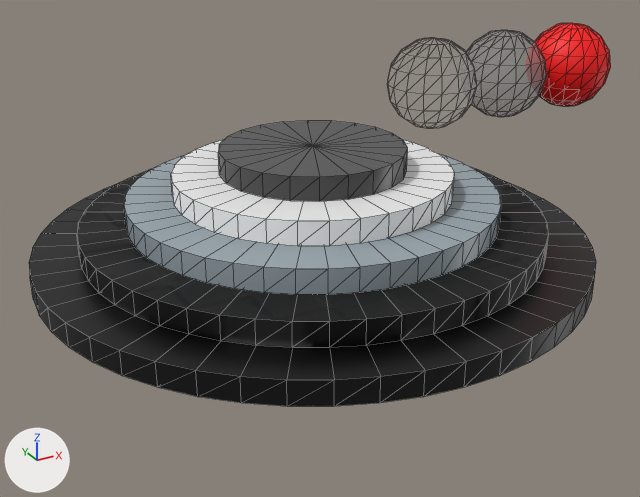
One commit to the glTF model BabylonTest/scenes/Objekte.glb: the scene before it, then after it.
Rendered twice from a camera (50 mm lens) standing at (352.0, -357.0, 282.0) and looking at (550.0, 4.0, 102.0). Arrows for +X, +Y and +Z are at lower left; the lights stay in place. Mesh edges are drawn as thin lines. Where no turn or scale is listed for an object, it has been applied to the vertices.

The older version as bpy lines, for what is in view:
```python
me_cylinder_2_chrom = bpy.data.meshes.new('Cylinder_2_Chrom')
me_cylinder_2_chrom.from_pydata(...)  # a 32-sided cylinder along z spanning x -67.4..67.4, y -67.4..67.4, z -5.6..5.6
me_cylinder_2_chrom.materials.append(mat_mat_chrom)  # white #fafafa
me_cylinder_3_lack = bpy.data.meshes.new('Cylinder_3_Lack')
me_cylinder_3_lack.from_pydata(...)  # a 44-sided cylinder along z spanning x -90.0..90.0, y -90.0..90.0, z -31.0..-20.0
me_cylinder_3_lack.materials.append(mat_mat_lack)  # grey #9aa8ae
me_sphere_2 = bpy.data.meshes.new('Sphere.2')
me_sphere_2.from_pydata(...)  # a UV sphere (16 segments, 8 rings, poles along z) spanning x -22.5..22.5, y -22.5..22.5, z -22.5..22.5
me_sphere_2.materials.append(mat_lampe_rot)  # red #ff0000
ob_cylinder_2_chrom = bpy.data.objects.new('Cylinder_2_Chrom', me_cylinder_2_chrom)
ob_cylinder_2_chrom.location = (544.1, 0.0, 140.9)
ob_cylinder_3_lack = bpy.data.objects.new('Cylinder_3_Lack', me_cylinder_3_lack)
ob_cylinder_3_lack.location = (544.1, 0.0, 155.0)
ob_sphere_2 = bpy.data.objects.new('Sphere.2', me_sphere_2)
ob_sphere_2.location = (701.3, 0.0, 180.2)
# also in view: 'Sphere' at (611.0, 0.0, 180.0); 'Cylinder_5_Glas' at (544.0, 0.0, 107.0); 'Cylinder_4_Plastic' at (544.0, 0.0, 118.0); 'Sphere.1' at (656.0, 0.0, 180.0); 'Cylinder_1_Gummy' at (544.0, 0.0, 152.0)
```
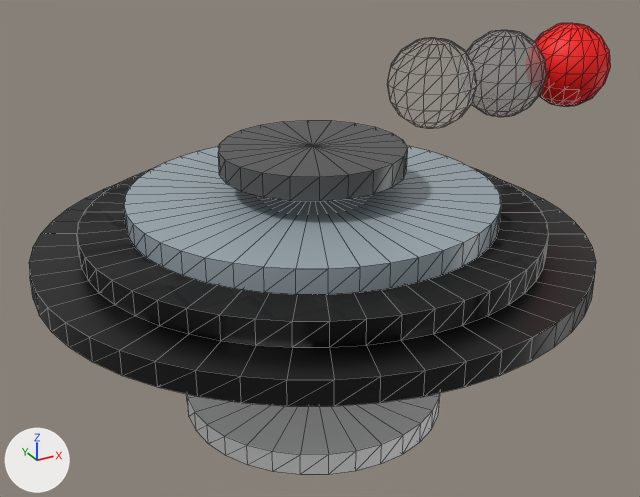
Where the change shows, as pixel boxes [x1, y1, x2, y2] in the pictures (640 x 497 px):
'Cylinder_2_Chrom', moved: before [171, 140, 455, 246]; after [187, 393, 440, 474]

What changed in the scene script:
```text
Change ob_cylinder_2_chrom:
    ob_cylinder_2_chrom.location: (544.1, 0.0, 140.9) -> (544.1, 0.0, 24.3)
```
